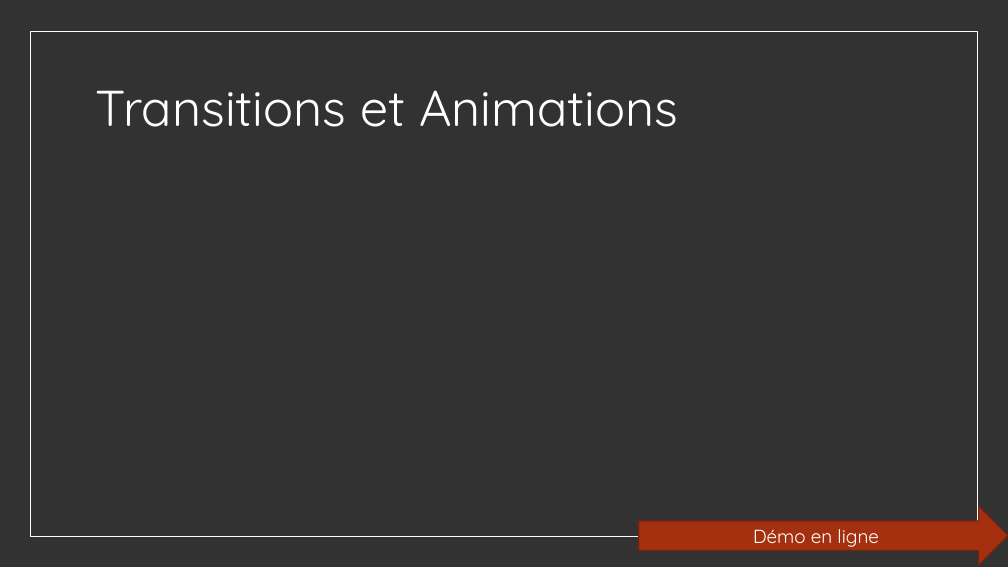
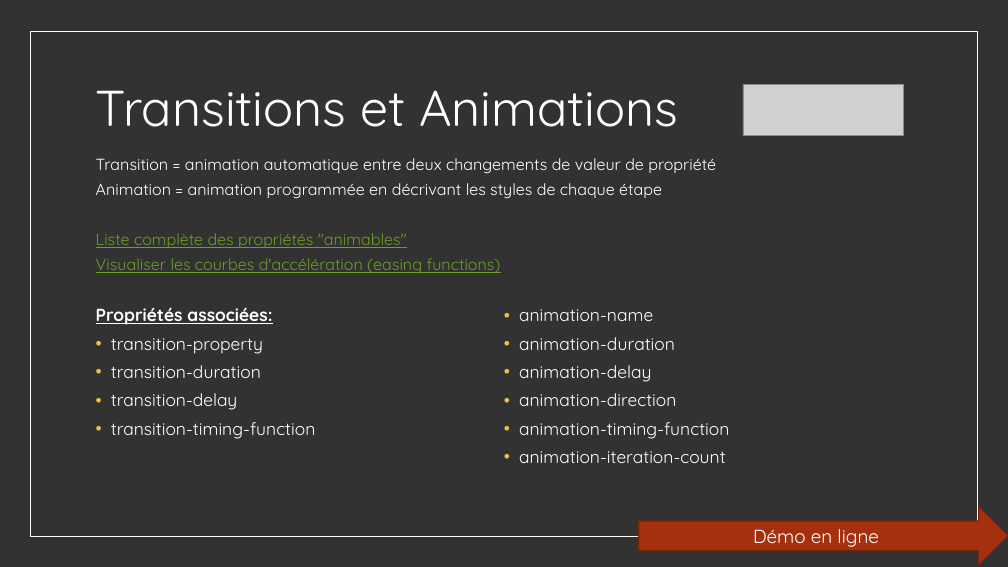
Before and after one commit to worldline/html-css-training, a slide deck: slide 19 of presenter_fr.pptx (slide 17 before the commit). Drawn at 1008x567 pixels with LibreOffice and Linux fonts; fonts in the diff are those of the drawing; grey boxes stand for pictures. Boxes give left, top, right and bottom in pixels: in the first picture for what was removed or moved away, otherwise in the second. Text is boxed around its words. In the diff, an @@ line names an element or a change of style, - is before the commit and + after.

```diff
--- a/presenter_fr.pptx
+++ b/presenter_fr.pptx
@@ picture added at (x1=743, y1=85, x2=904, y2=136) @@
@@ text added at (x1=96, y1=158, x2=716, y2=273), 15.3 pt, text #FFFFFF @@
+Transition = animation automatique entre deux changements de valeur de propriété
+Animation = animation programmée en décrivant les styles de chaque étape
+Liste complète des propriétés "animables"
+Visualiser les courbes d'accélération (easing functions)
@@ text added at (x1=96, y1=307, x2=729, y2=463), 16.6 pt, text #FFFFFF @@
+Propriétés associées:
+• transition-property
+• transition-duration
+• transition-delay
+• transition-timing-function
+• animation-name
+• animation-duration
+• animation-delay
+• animation-direction
+• animation-timing-function
+• animation-iteration-count
```
Also in this commit, not shown: 4 other slides changed, 8 slides added, 18 other files.
